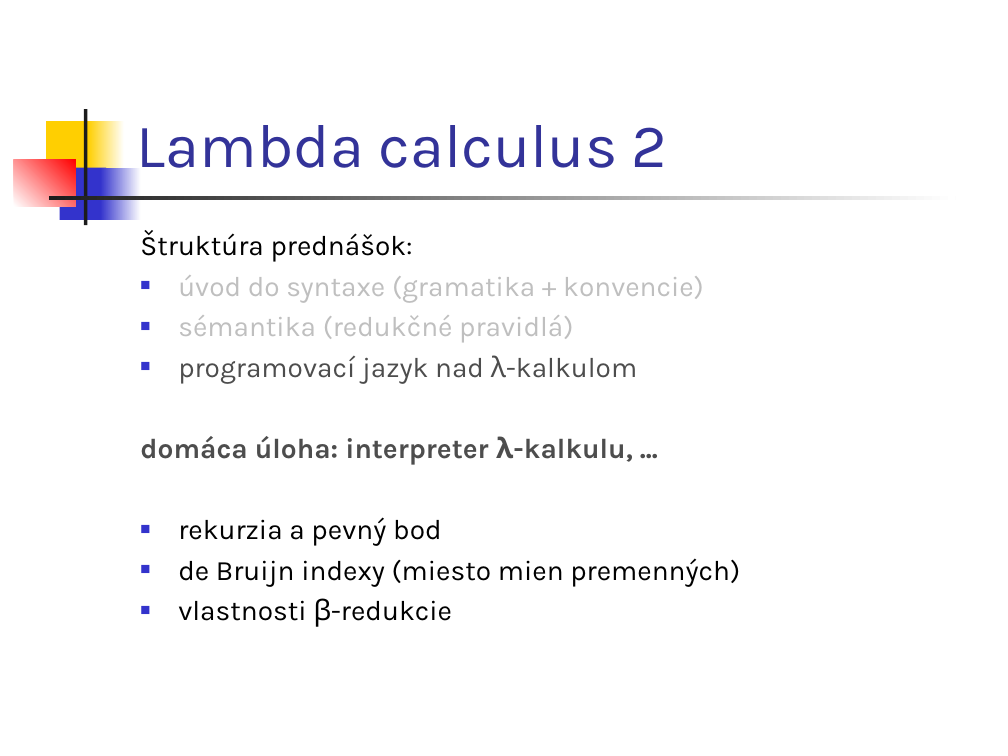
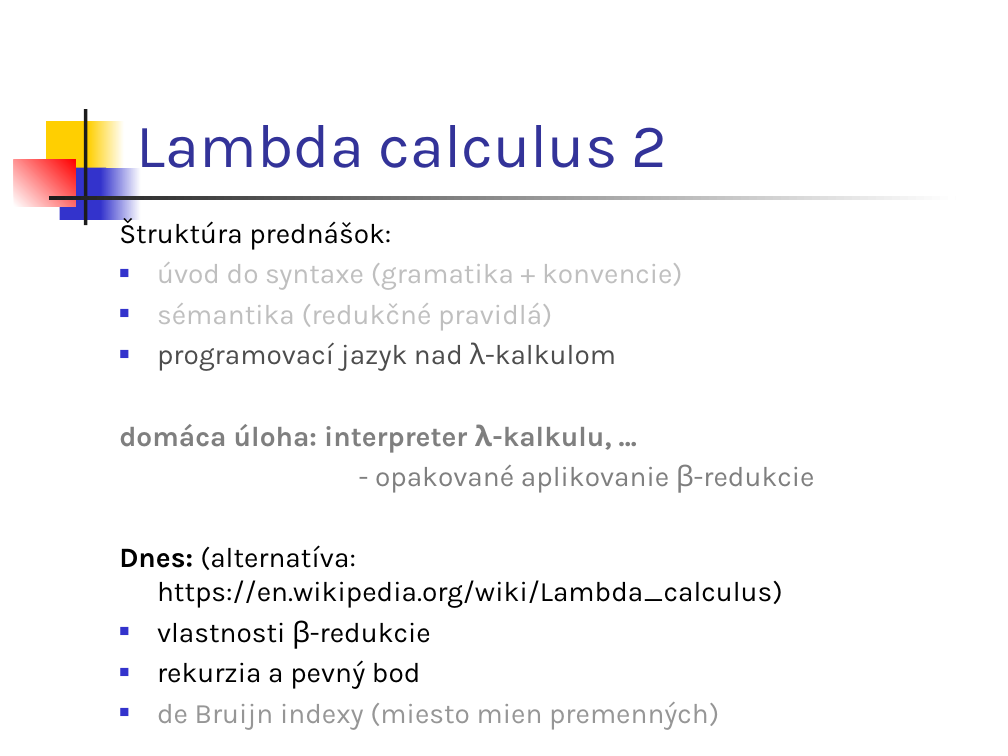
Before and after one commit to Funkcionalne/Prednasky, a slide deck: slide 1 of 06/06_fpro.ppt. Drawn at 1008x756 pixels with LibreOffice and Linux fonts; fonts in the diff are those of the drawing. Boxes give left, top, right and bottom in pixels: in the first picture for what was removed or moved away, otherwise in the second. Text is boxed around its words. In the diff, an @@ line names an element or a change of style, - is before the commit and + after.

```diff
--- a/06/06_fpro.ppt
+++ b/06/06_fpro.ppt
@@ text "Štruktúra prednášok:": place and size @@
-text "Štruktúra prednášok:" at box(140, 230, 740, 627)
+text "Štruktúra prednášok:" at box(119, 217, 814, 730)
@@ text at box(119, 424, 719, 730): text colour #4D4D4D to #7F7F7F in "domáca úloha: interpreter λ-kalkulu, ..."; text colour #000000 to #969696 in "de Bruijn indexy (miesto mien premenných)" @@
@@ text at box(119, 464, 814, 649): paragraphs added @@
+- opakované aplikovanie β-redukcie
+Dnes: (alternatíva: https://en.wikipedia.org/wiki/Lambda_calculus)
+■ vlastnosti β-redukcie
@@ text at box(178, 598, 452, 627): paragraph removed @@
-■ vlastnosti β-redukcie
```
Also in this commit, not shown: 13 other slides changed, 7 slides added, 5 other files.
